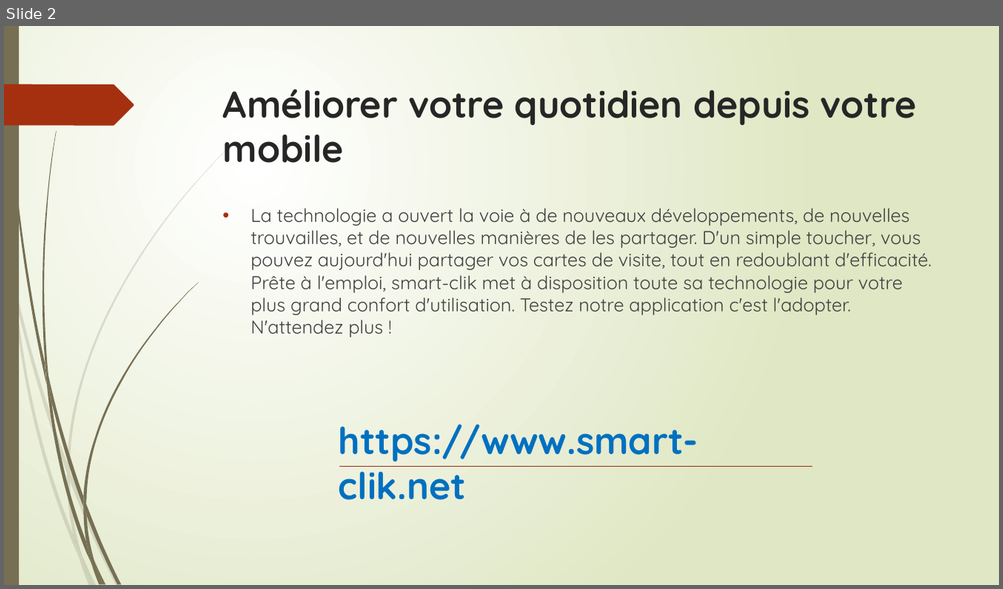
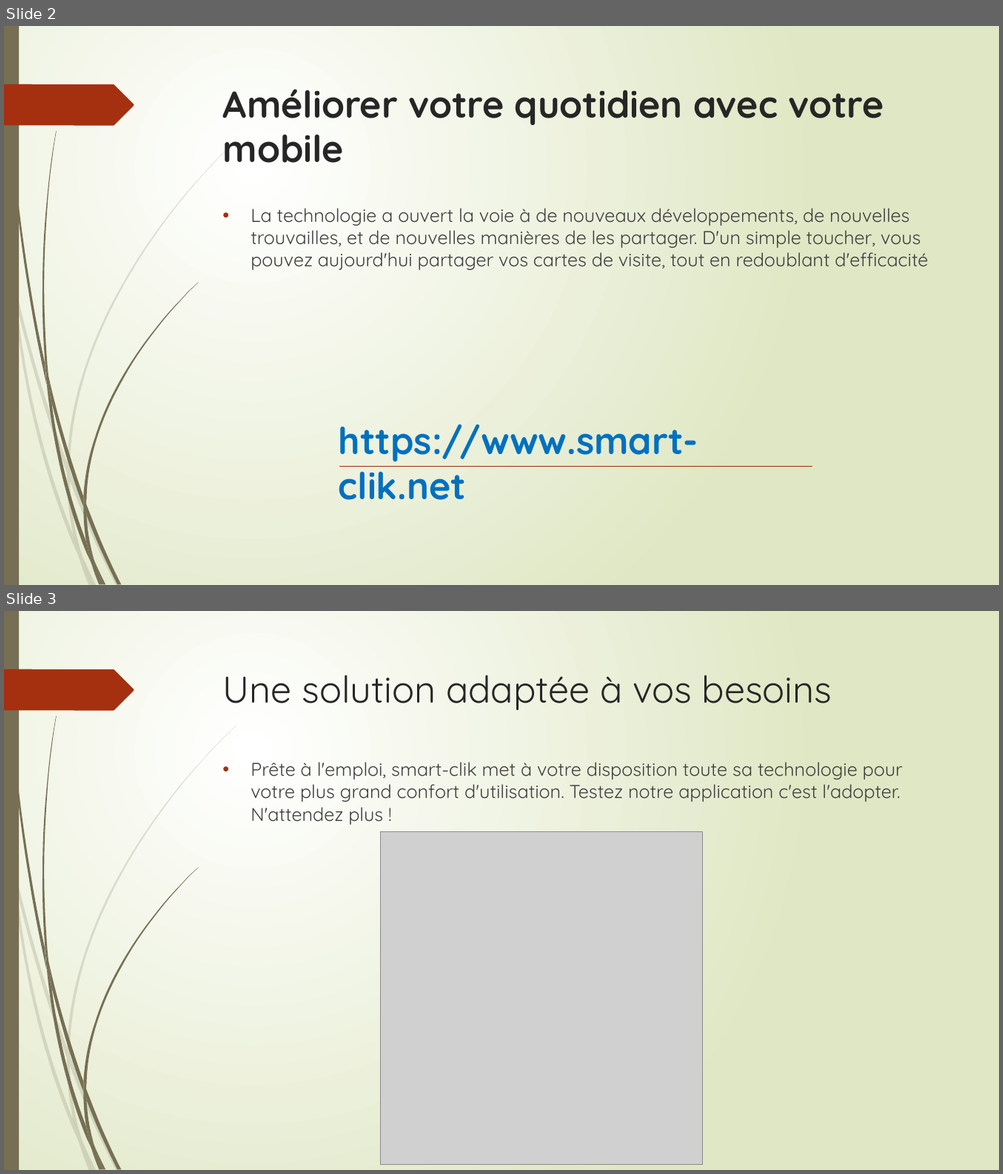
Before and after one commit to europedigitalconsulting/Abeer, a slide deck: Smart-clik.pptx. Shown one above the other, each under a label of ours: slide 2 before the commit, slides 2 and 3 after it. The pictures are 1003x589 and 1003x1174 pixels, drawn with LibreOffice and Linux fonts; fonts in the diff are those of the drawing; grey boxes stand for pictures. Boxes give left, top, right and bottom in pixels: in the first picture for what was removed or moved away, otherwise in the second. Text is boxed around its words. In the diff, an @@ line names an element or a change of style, - is before the commit and + after.

```diff
--- a/Smart-clik.pptx
+++ b/Smart-clik.pptx
@@ slide 3 added at bbox=[4, 611, 999, 1170], background gradient #FFFFFF to #DFE8C4; not listed: 24 template elements that a slide beside it also shows @@
@@ title added at bbox=[223, 675, 831, 710], 36 pt, text #262626 @@
+Une solution adaptée à vos besoins
@@ text added at bbox=[250, 762, 902, 825], 18 pt, text #404040 @@
+• Prête à l'emploi, smart-clik met à votre disposition toute sa technologie pour votre plus grand confort d'utilisation. Testez notre application c'est l'adopter. N'attendez plus !
@@ picture added at bbox=[380, 832, 702, 1165] @@
@@ slide 2 changed as well @@
@@ title at bbox=[223, 89, 884, 163]: text changed @@
-Améliorer votre quotidien depuis votre mobile
+Améliorer votre quotidien avec votre mobile
@@ text at bbox=[250, 208, 928, 270]: text changed @@
-• La technologie a ouvert la voie à de nouveaux développements, de nouvelles trouvailles, et de nouvelles manières de les partager. D'un simple toucher, vous pouvez aujourd'hui partager vos cartes de visite, tout en redoublant d'efficacité. Prête à l'emploi, smart-clik met à disposition toute sa technologie pour votre plus grand confort d'utilisation. Testez notre application c'est l'adopter. N'attendez plus !
+• La technologie a ouvert la voie à de nouveaux développements, de nouvelles trouvailles, et de nouvelles manières de les partager. D'un simple toucher, vous pouvez aujourd'hui partager vos cartes de visite, tout en redoublant d'efficacité
```
Also in this commit, not shown: 1 other slide changed, 6 other slides added, 1 slide removed, 13 other files.
